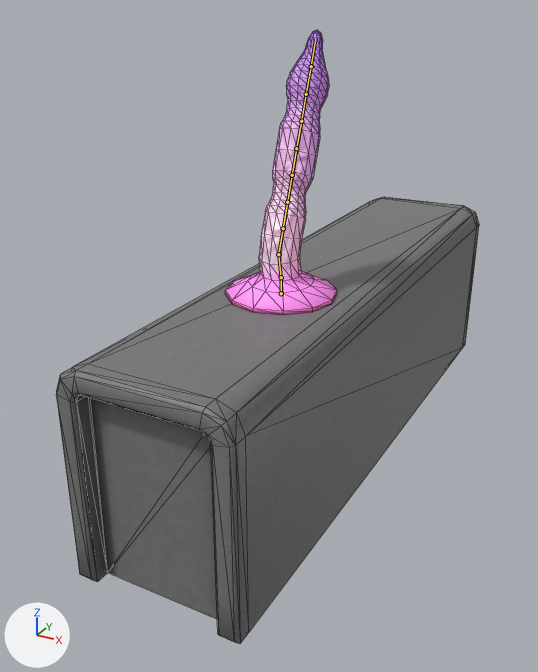
The glTF model data/toys/toyA/ToyA.gltf: old version first, new version second.
Before and after are seen from a 50 mm camera at (12.5, -24.6, 18.2) aimed at (-1.5, 0.8, 5.5). Lighting does not change. The marker at lower left points along +X, +Y and +Z. Both versions are drawn at frame 3 of the action 'GAME.GIRL_TOYA.PLAY.A2.P3'; the numbers are the values there. The bones that bend it are drawn over the model as lines. Mesh edges are drawn as thin lines.

Objects in the first picture: 'hassock.toyA', 'toyA'.
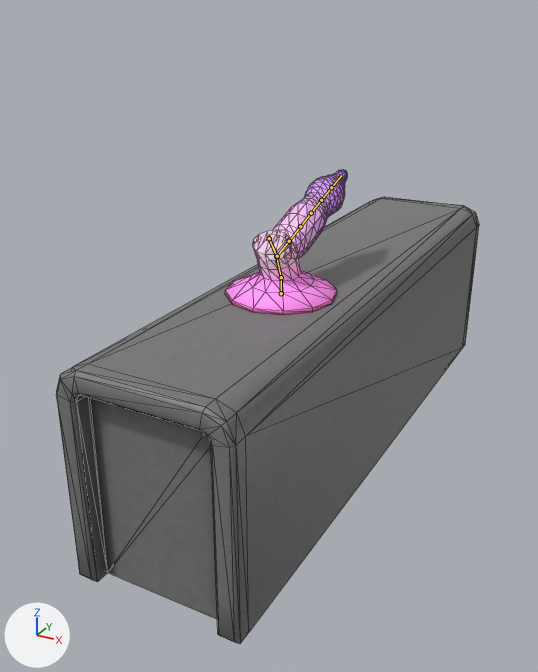
Boxes [x1, y1, x2, y2] around the edits, measured in the pictures (538 x 672 px):
'toyA', posed (9% wider, 49% shorter): before [225, 30, 337, 315]; after [225, 169, 347, 315]
bone 'Bone.001', root to tip: before (281, 277) to (278, 254); after (281, 277) to (276, 256)
bone 'Bone.002', root to tip: before (278, 254) to (283, 228); after (276, 256) to (269, 238)
bone 'Bone.003', root to tip: before (283, 228) to (287, 202); after (269, 238) to (277, 256)
bone 'Bone.004', root to tip: before (287, 202) to (292, 175); after (277, 256) to (289, 241)

What the commit changed:
Bone 'Bone.001' (bone_bone_001) turns from (13, 0, 0) to (21, 0, 1) degrees about its own x, y and z.
Bone 'Bone.002' (bone_bone_002) turns from (-33, 0, 0) to (11, 0, 0) degrees about its own x, y and z.
Bone 'Bone.003' (bone_bone_003) turns from (0, 0, 0) to (-177, -8, 0) degrees about its own x, y and z.
Bone 'Bone.004' (bone_bone_004) turns from (0, 0, 0) to (73, -6, 7) degrees about its own x, y and z.
